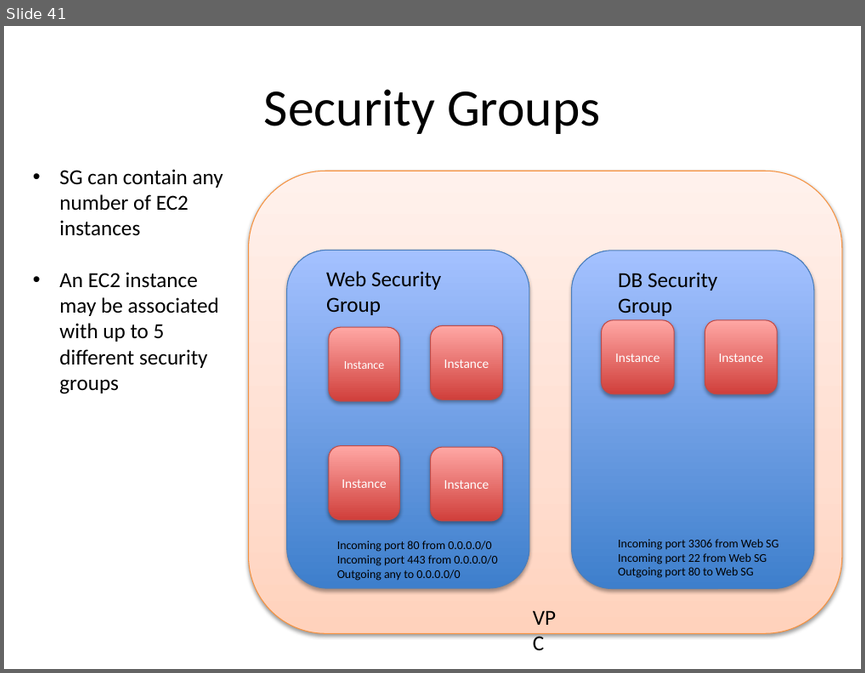
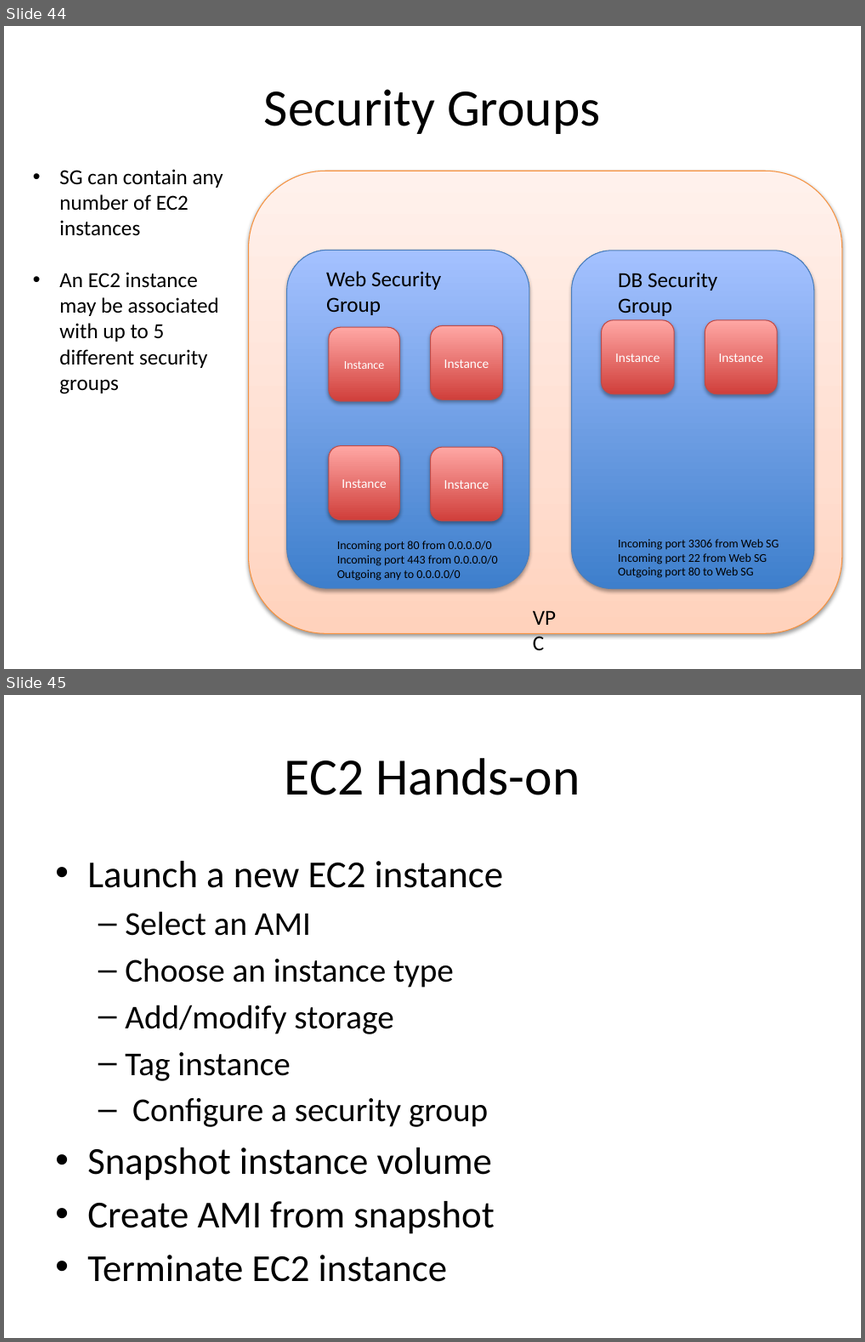
Before and after one commit to jasondbaker/infrastructure-class, a slide deck: infrastructure-week-4.pptx. Shown one above the other, each under a label of ours: slide 41 before the commit, slides 44 and 45 after it. The pictures are 865x673 and 865x1342 pixels, drawn with LibreOffice and Linux fonts; fonts in the diff are those of the drawing. Boxes give left, top, right and bottom in pixels: in the first picture for what was removed or moved away, otherwise in the second. Text is boxed around its words. In the diff, an @@ line names an element or a change of style, - is before the commit and + after.

```diff
--- a/infrastructure-week-4.pptx
+++ b/infrastructure-week-4.pptx
@@ slide 45 added at [4, 695, 861, 1338], background #FFFFFF @@
@@ title added at [284, 758, 579, 795], 44 pt, text #000000 @@
+EC2 Hands-on
@@ text added at [87, 861, 503, 1281], 32 pt, text #000000 @@
+• Launch a new EC2 instance
+  – Select an AMI
+  – Choose an instance type
+  – Add/modify storage
+  – Tag instance
+  – Configure a security group
+• Snapshot instance volume
+• Create AMI from snapshot
+• Terminate EC2 instance
@@ what was slide 41 is now slide 44 @@
```
Also in this commit, not shown: 2 slides changed, 3 other slides added, 1 other file.
